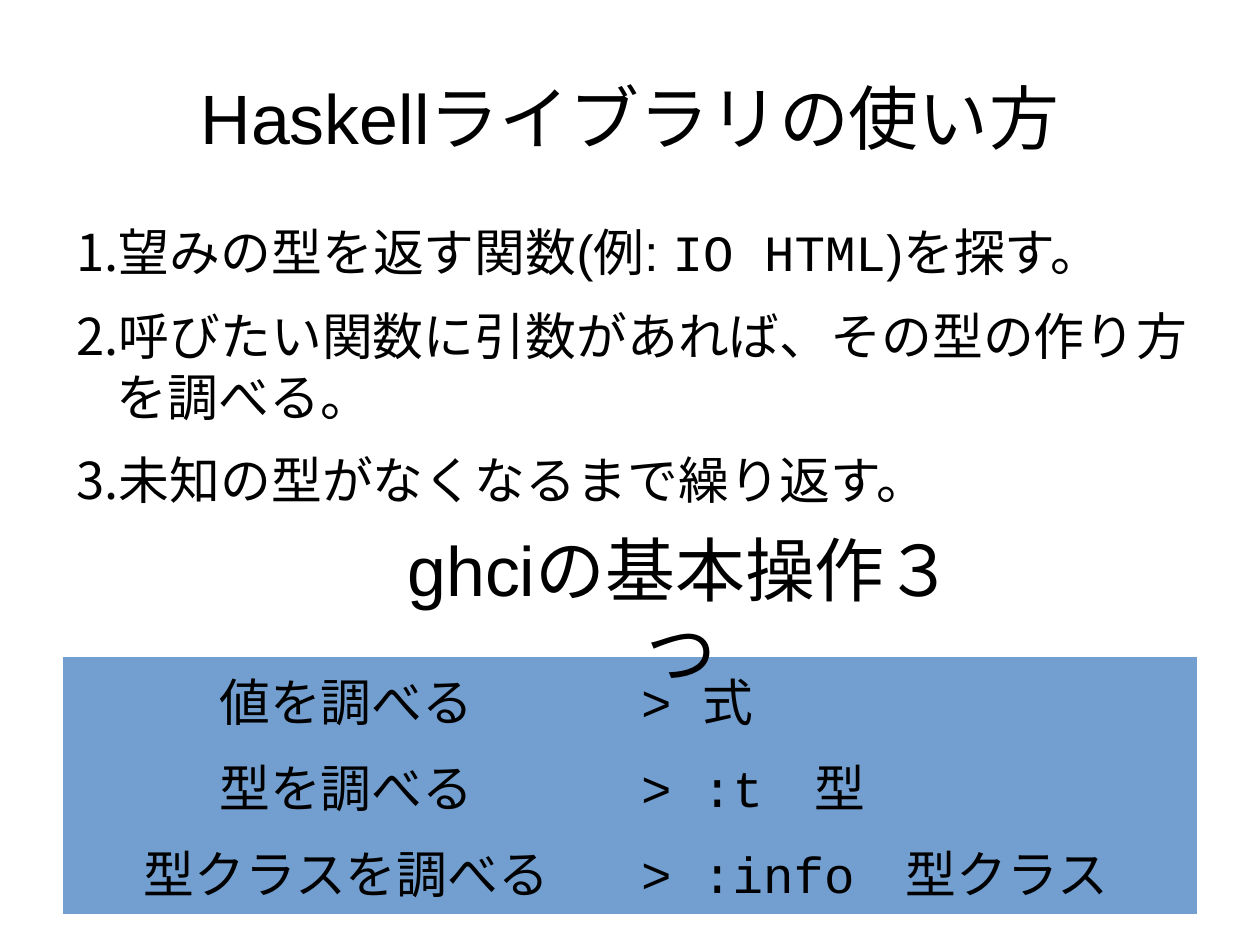
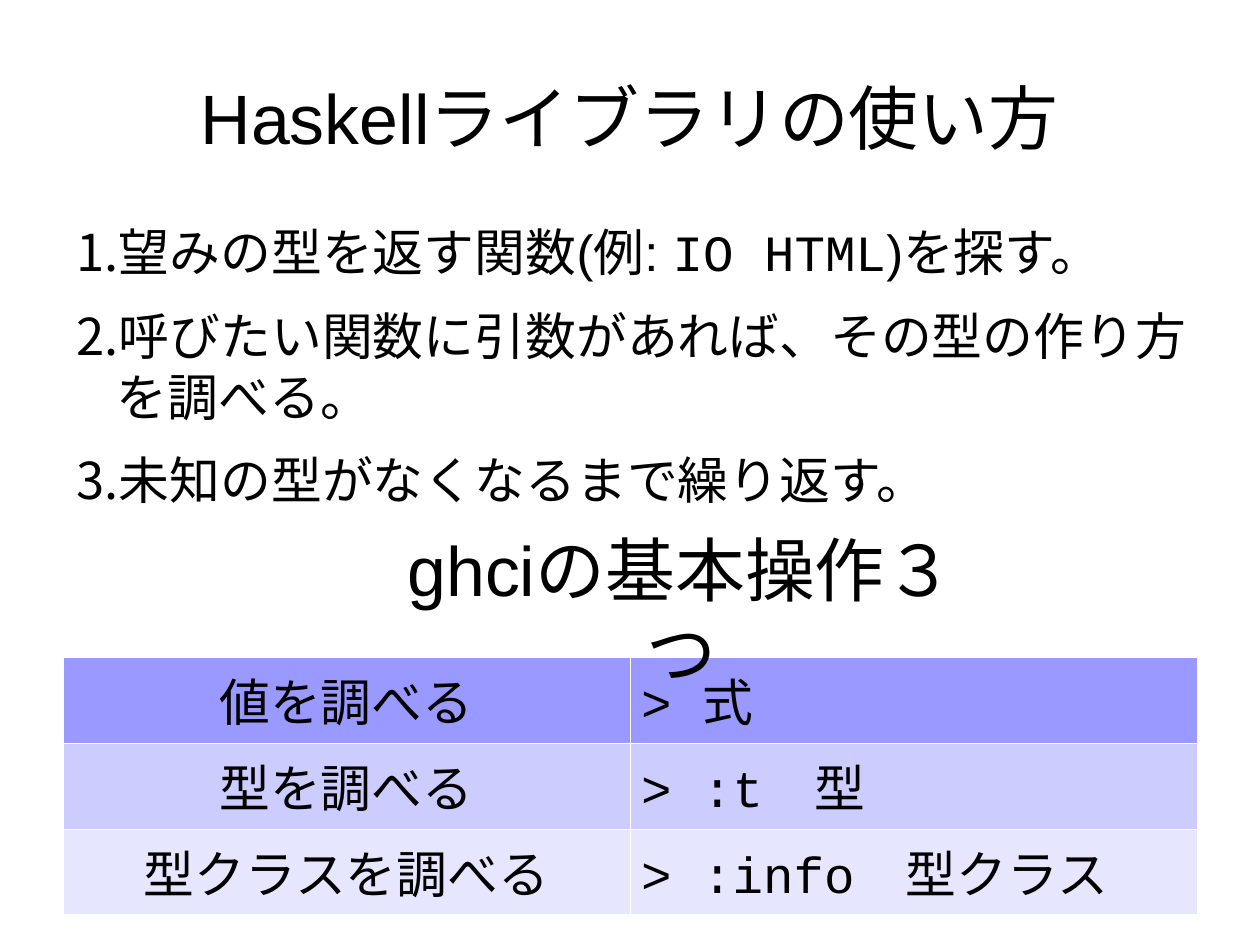
Before and after one commit to nushio3/learn-haskell, a slide deck: slide 112 of Tsukuba-2016.odp (slide 111 before the commit). Drawn at 1260x945 pixels with LibreOffice and Linux fonts; fonts in the diff are those of the drawing. Boxes give left, top, right and bottom in pixels: in the first picture for what was removed or moved away, otherwise in the second. Text is boxed around its words. In the diff, an @@ line names an element or a change of style, - is before the commit and + after.

```diff
--- a/Tsukuba-2016.odp
+++ b/Tsukuba-2016.odp
@@ table at bbox=[63, 657, 1197, 901] @@
@@ fill #729FCF to #9999FF in row 1 @@
@@ fill #729FCF to #CCCCFF in row 2 @@
@@ fill #729FCF to #E6E6FF in row 3 @@
@@ borders changed @@
```
Also in this commit, not shown: 67 other slides changed, 1 slide added, 1 other file.
